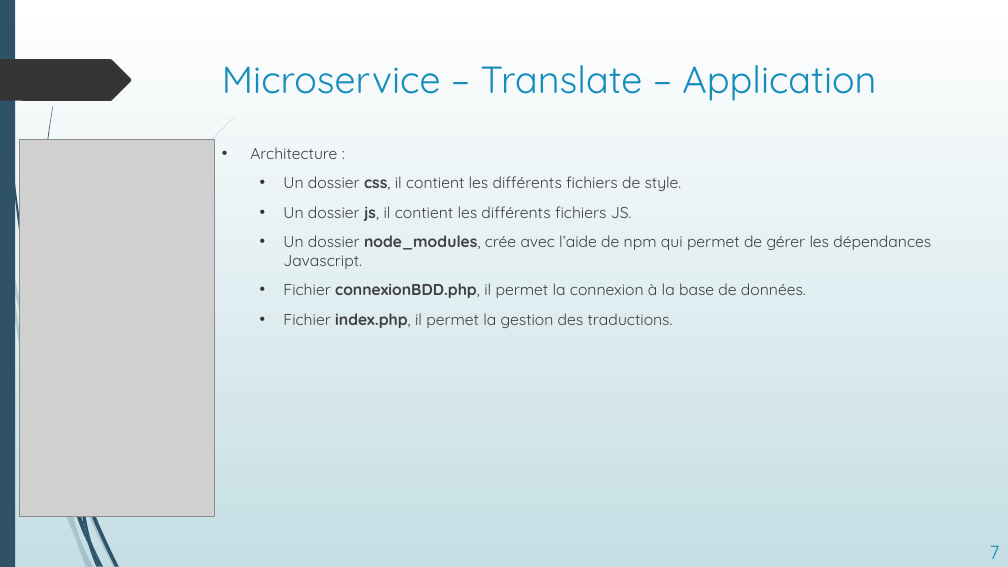
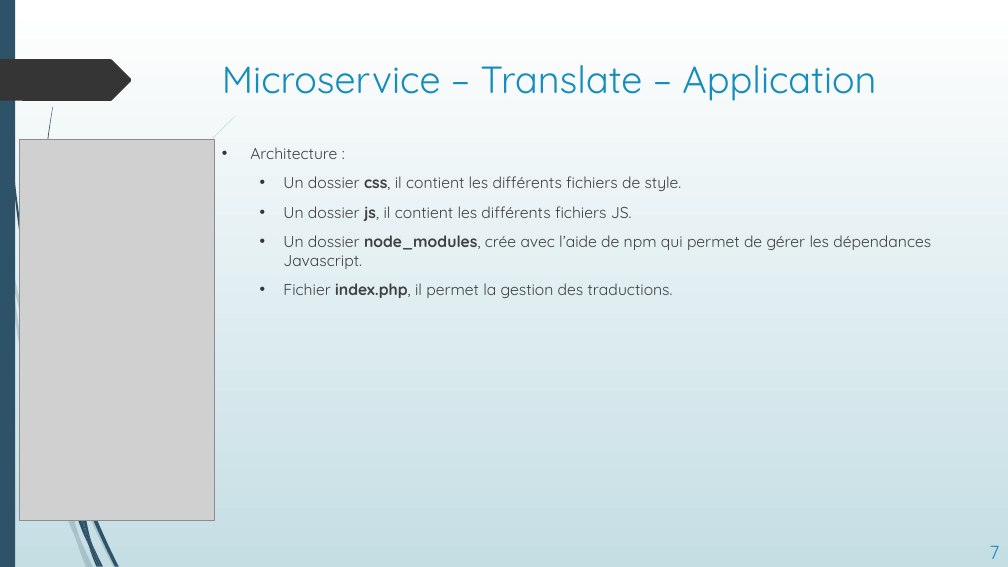
Before and after one commit to Thibault-Marchal/Fidelity, a slide deck: slide 9 of PowerPointProjetFINAL.pptx. Drawn at 1008x567 pixels with LibreOffice and Linux fonts; fonts in the diff are those of the drawing; grey boxes stand for pictures. Boxes give left, top, right and bottom in pixels: in the first picture for what was removed or moved away, otherwise in the second. Text is boxed around its words. In the diff, an @@ line names an element or a change of style, - is before the commit and + after.

```diff
--- a/PowerPointProjetFINAL.pptx
+++ b/PowerPointProjetFINAL.pptx
@@ picture resized from (x1=20, y1=140, x2=214, y2=516) to (x1=20, y1=140, x2=215, y2=521) @@
@@ text at (x1=283, y1=283, x2=806, y2=298): paragraph removed @@
-  • Fichier connexionBDD.php, il permet la connexion à la base de données.
```
